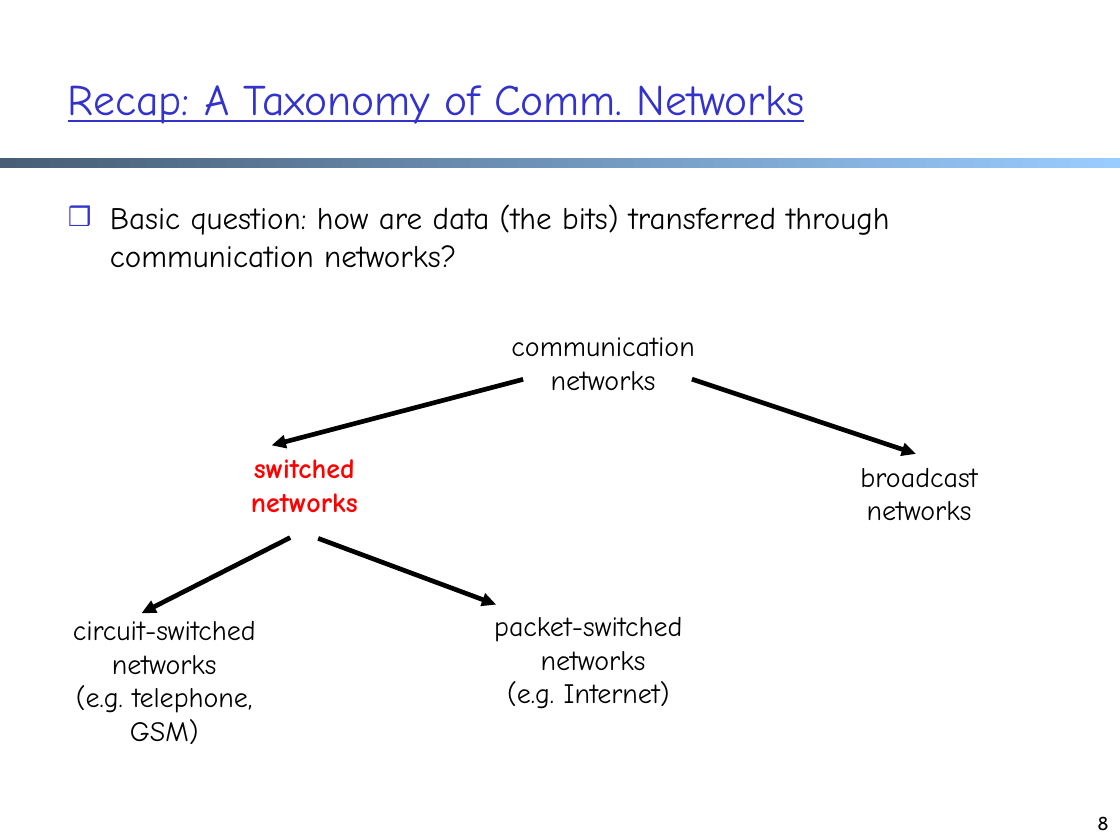
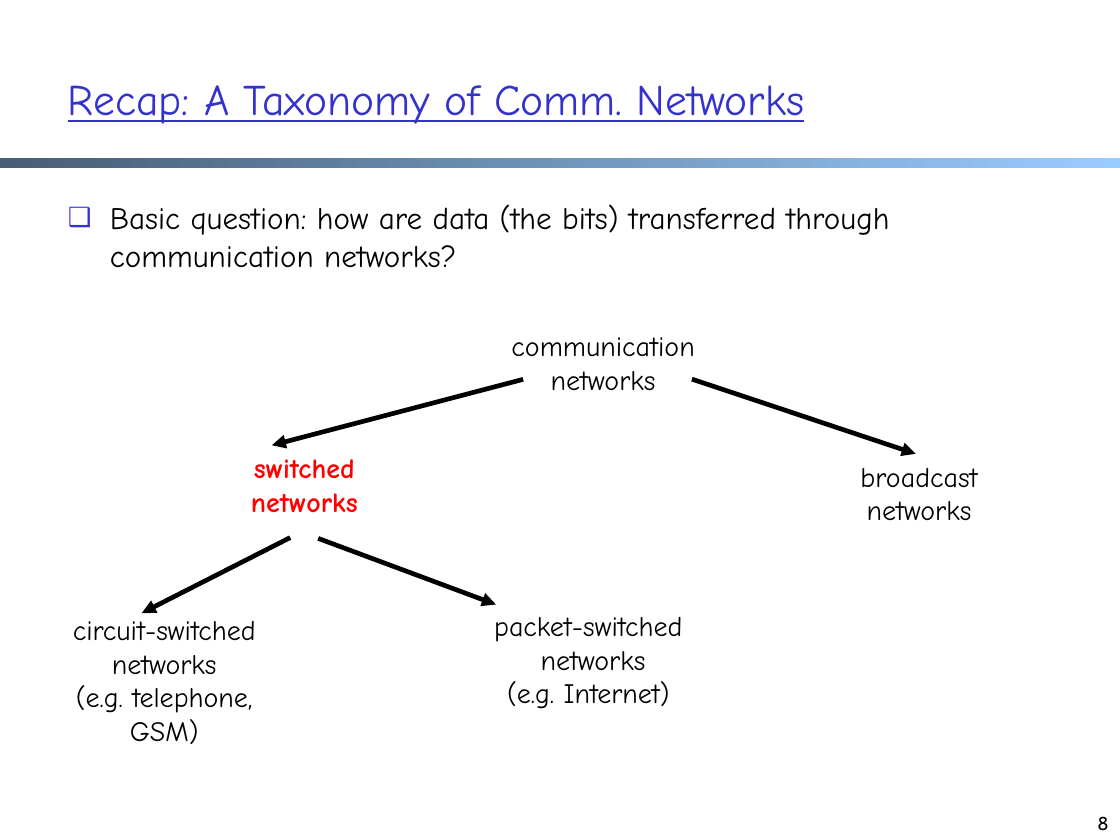
Before and after one commit to xiangq27/xiangq27.github.io, a slide deck: slide 8 of courses/cnns-xmuf21/files/lectures/architecture.pptx. Drawn at 1120x840 pixels with LibreOffice and Linux fonts; fonts in the diff are those of the drawing. Boxes give left, top, right and bottom in pixels: in the first picture for what was removed or moved away, otherwise in the second. Text is boxed around its words. In the diff, an @@ line names an element or a change of style, - is before the commit and + after.

```diff
--- a/courses/cnns-xmuf21/files/lectures/architecture.pptx
+++ b/courses/cnns-xmuf21/files/lectures/architecture.pptx
@@ text "Basic question: how are data ..." at <box>110,204,889,268</box>: bullet ❒ to ❑ @@
```
Also in this commit, not shown: 1 slide added.
